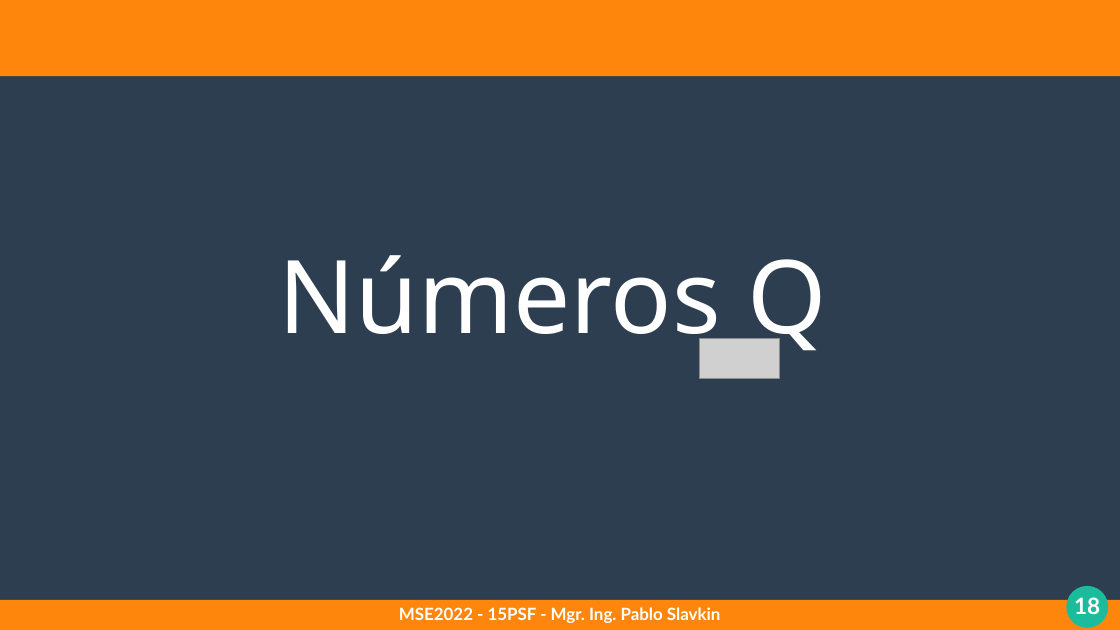
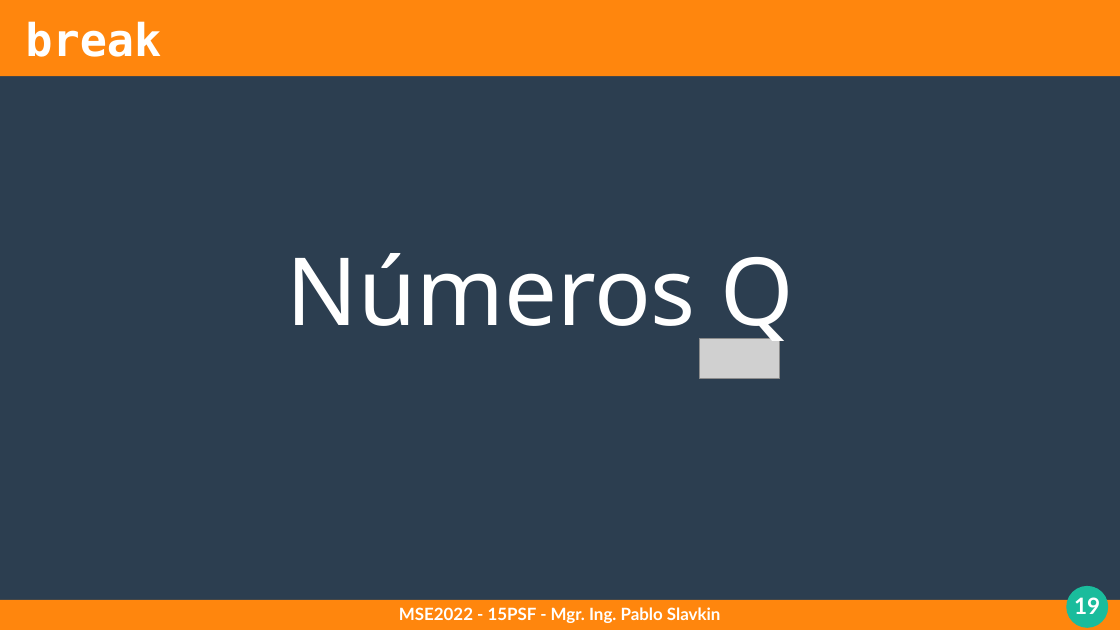
Before and after one commit to pslavkin/psf_2022, a slide deck: slide 19 of clases/2_clase/2_clase.odp (slide 18 before the commit). Drawn at 1120x630 pixels with LibreOffice and Linux fonts; fonts in the diff are those of the drawing; grey boxes stand for pictures. Boxes give left, top, right and bottom in pixels: in the first picture for what was removed or moved away, otherwise in the second. Text is boxed around its words. In the diff, an @@ line names an element or a change of style, - is before the commit and + after.

```diff
--- a/clases/2_clase/2_clase.odp
+++ b/clases/2_clase/2_clase.odp
@@ title added at box(25, 21, 161, 57), 32 pt, text #FFFFFF, bold @@
+break
@@ text "Números Q": place and size @@
-text "Números Q" at box(279, 255, 826, 359)
+text "Números Q" at box(287, 253, 793, 349)
@@ text "Números Q" at box(287, 253, 793, 349): size 72 to 66.6 pt @@
@@ page number at box(1074, 597, 1100, 614): text changed @@
-18
+19
```
Also in this commit, not shown: 2 other slides changed, 1 slide added, 3 other files.
